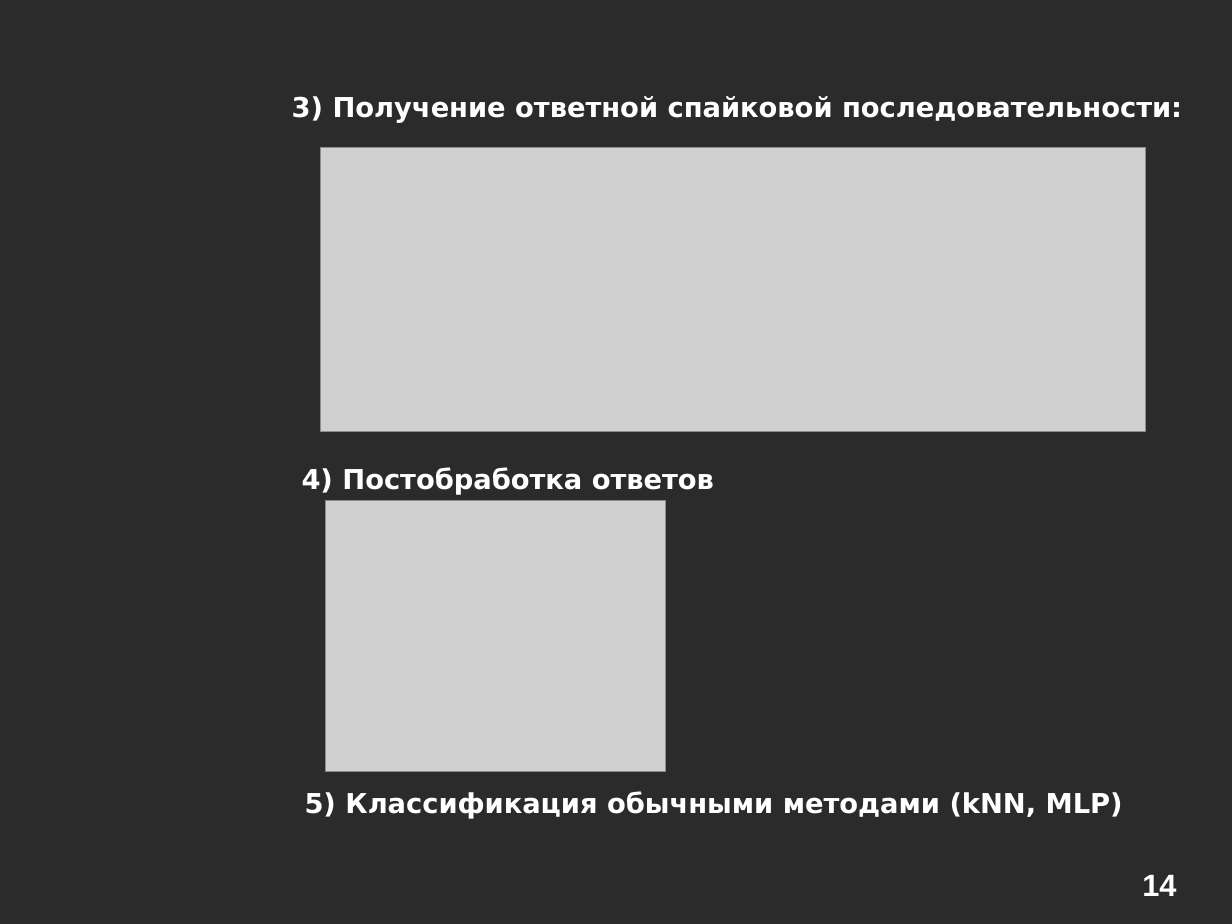
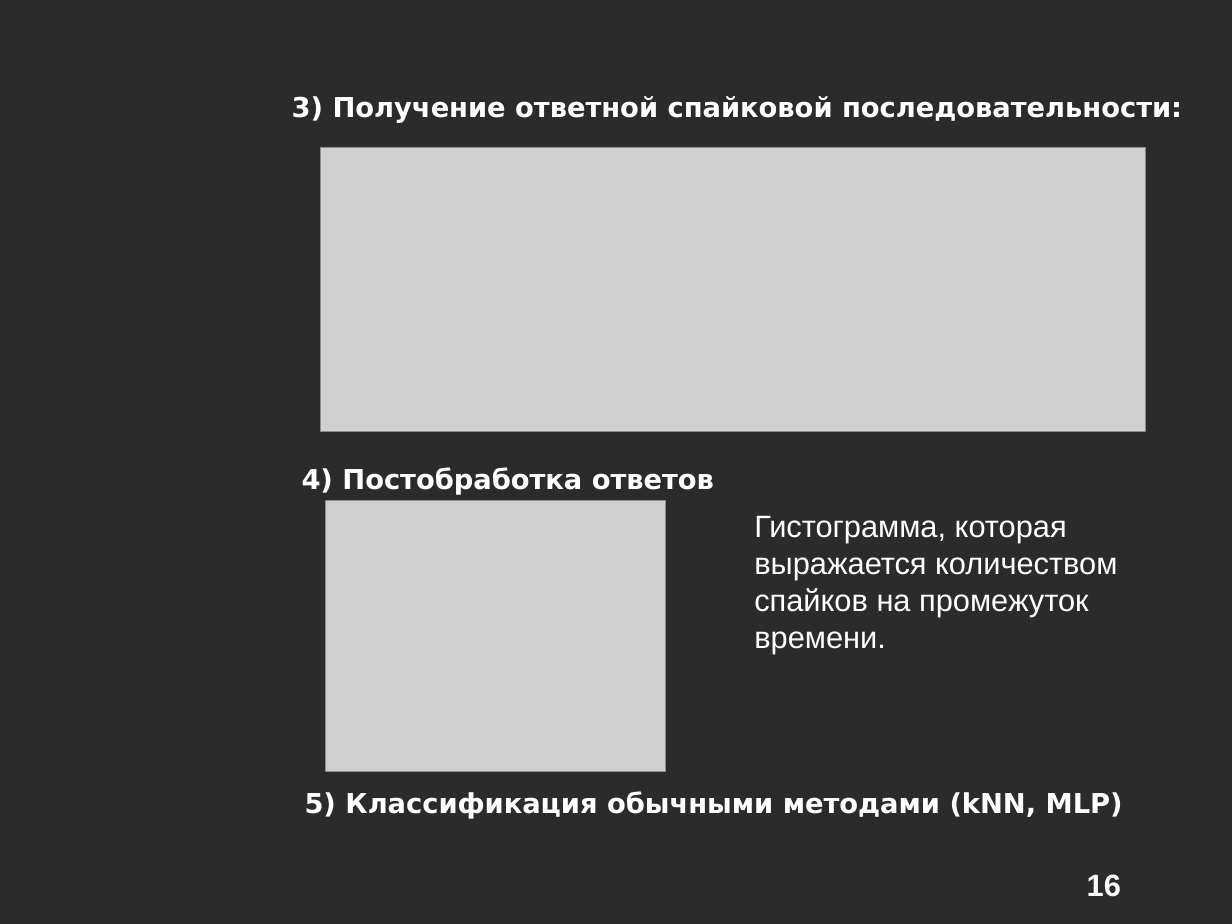
Before and after one commit to alexeyche/alexeyche-junk, a slide deck: slide 16 of cns/doc/conf.ppt (slide 14 before the commit). Drawn at 1232x924 pixels with LibreOffice and Linux fonts; fonts in the diff are those of the drawing; grey boxes stand for pictures; background and template pictures are left out; a plain dark background stands for a picture behind light text. Boxes give left, top, right and bottom in pixels: in the first picture for what was removed or moved away, otherwise in the second. Text is boxed around its words. In the diff, an @@ line names an element or a change of style, - is before the commit and + after.

```diff
--- a/cns/doc/conf.ppt
+++ b/cns/doc/conf.ppt
@@ text added at [754,515,1117,654], 18 pt, text #FFFFFF @@
+Гистограмма, которая выражается количеством спайков на промежуток времени.
@@ page number added at [1087,874,1121,897], 18 pt, text #FFFFFF, bold @@
+16
@@ page number removed at [1142,875,1176,896] @@
-14
```
Also in this commit, not shown: 12 other slides changed, 5 slides added, 2 slides removed.
